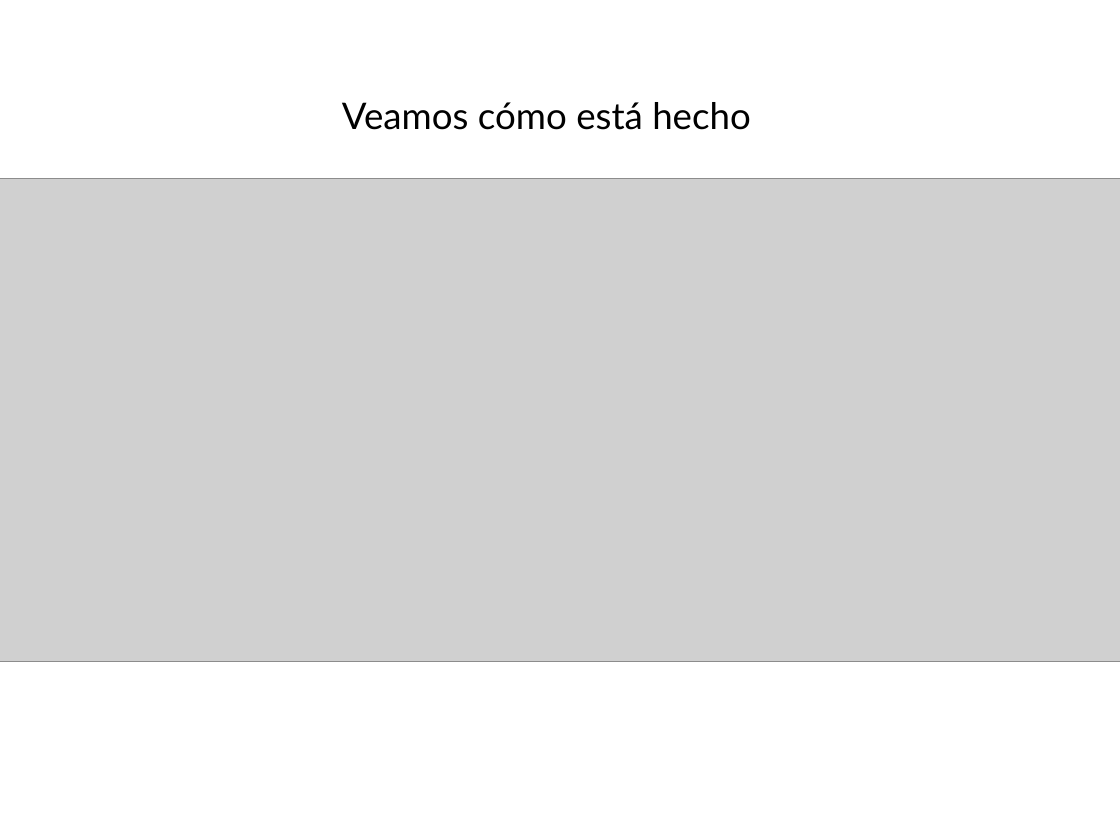
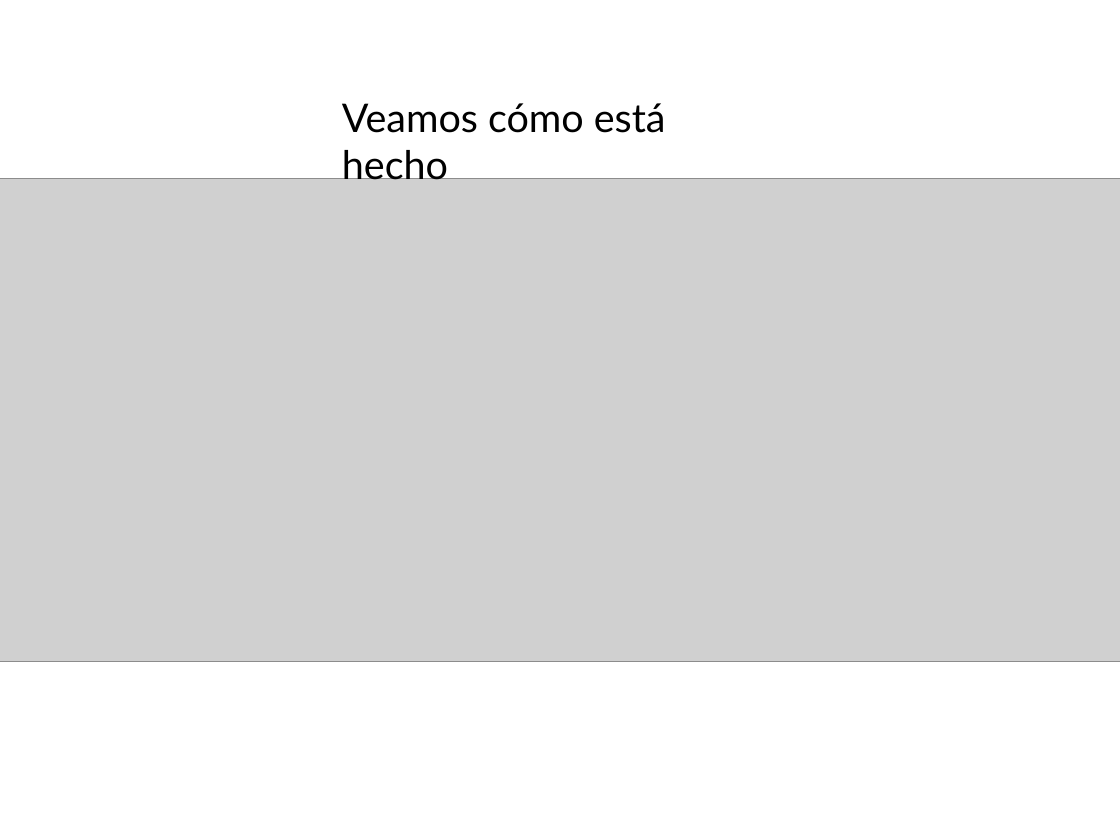
Before and after one commit to marin-h/slides-godot-git, a slide deck: slide 18 of slides.odp. Drawn at 1120x840 pixels with LibreOffice and Linux fonts; fonts in the diff are those of the drawing; grey boxes stand for pictures. Boxes give left, top, right and bottom in pixels: in the first picture for what was removed or moved away, otherwise in the second. Text is boxed around its words. In the diff, an @@ line names an element or a change of style, - is before the commit and + after.

```diff
--- a/slides.odp
+++ b/slides.odp
@@ text "Veamos cómo está hecho" at box(342, 103, 666, 187): size 26 to 28 pt @@
```
Also in this commit, not shown: 2 other slides changed.
